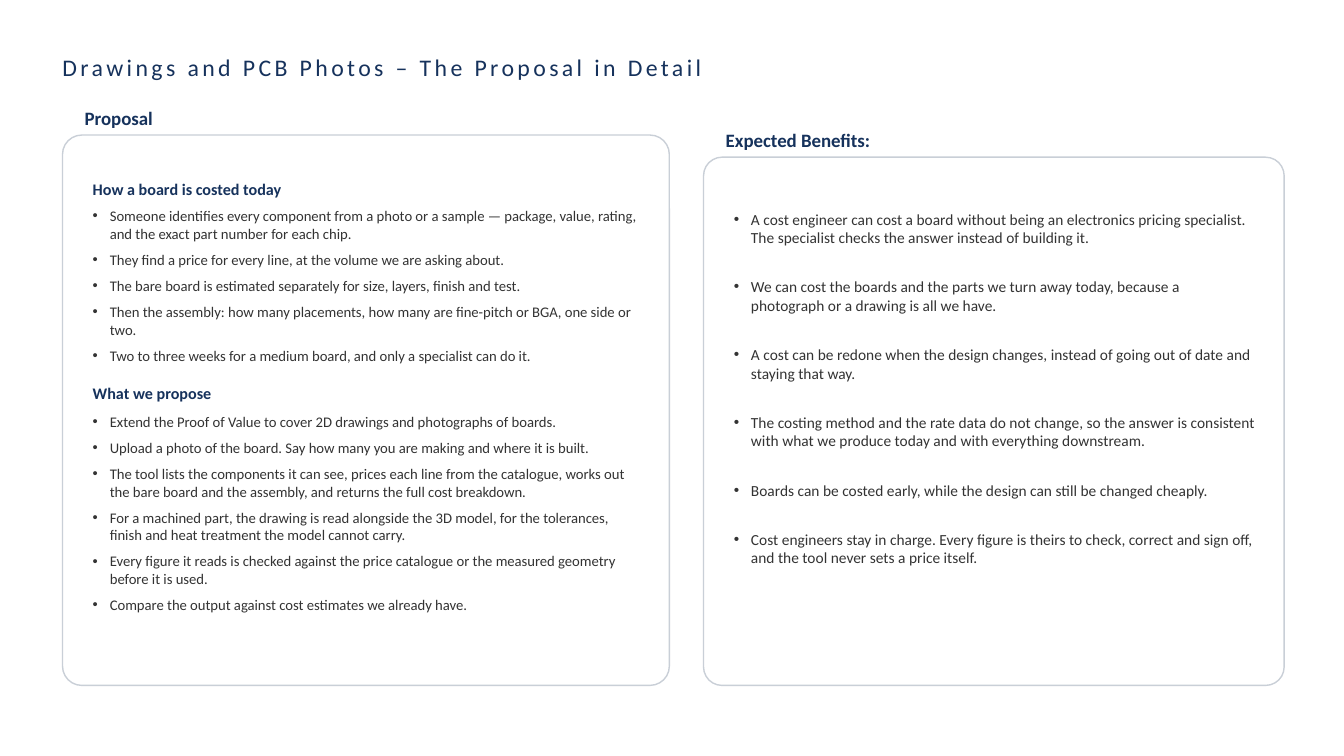
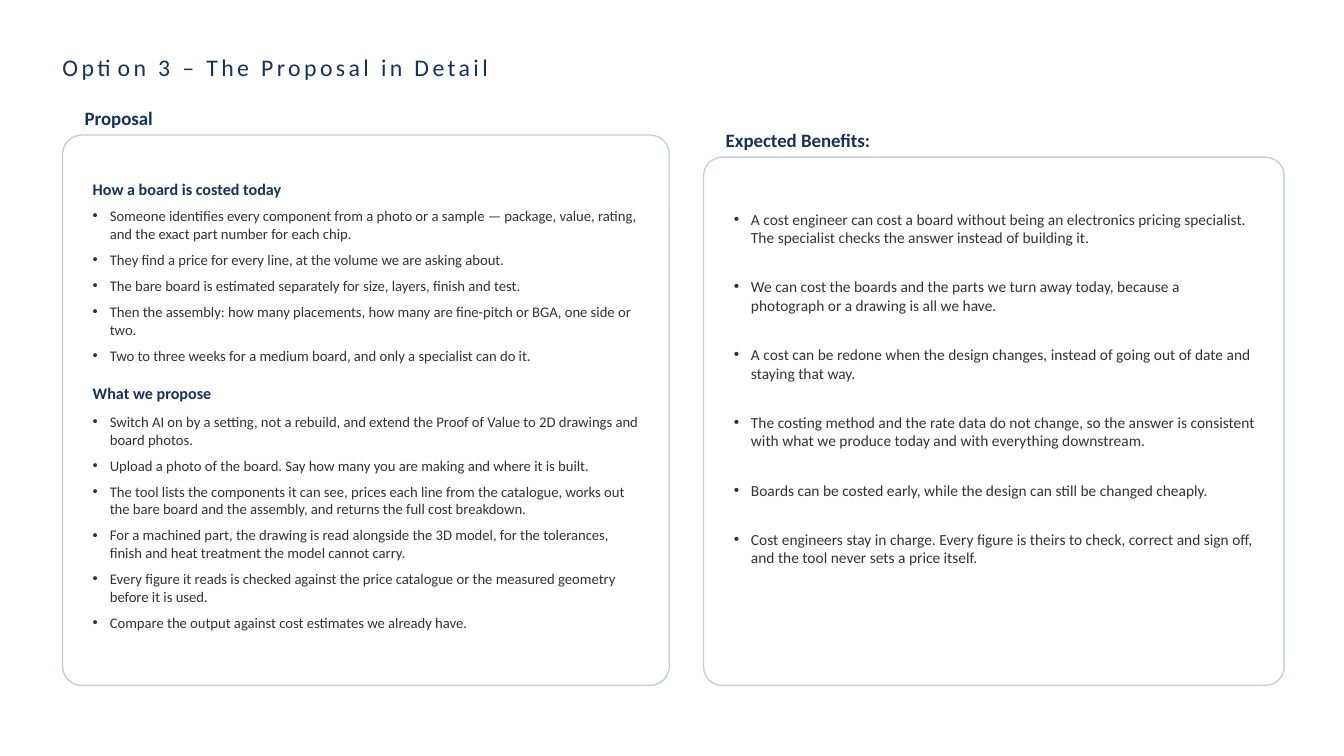
Before and after one commit to bhosaleavinash546/leamington-marathi, a slide deck: slide 2 of CostVision-Option-3-Business-Case.pptx. Drawn at 1344x756 pixels with LibreOffice and Linux fonts; fonts in the diff are those of the drawing. Boxes give left, top, right and bottom in pixels: in the first picture for what was removed or moved away, otherwise in the second. Text is boxed around its words. In the diff, an @@ line names an element or a change of style, - is before the commit and + after.

```diff
--- a/CostVision-Option-3-Business-Case.pptx
+++ b/CostVision-Option-3-Business-Case.pptx
@@ text at bbox=[158, 60, 170, 76]: text changed @@
-Drawings and PCB Photos – The Proposal in Detail
+Option 3 – The Proposal in Detail
@@ text at bbox=[110, 416, 638, 448]: text changed @@
-• Extend the Proof of Value to cover 2D drawings and photographs of boards.
+• Switch AI on by a setting, not a rebuild, and extend the Proof of Value to 2D drawings and board photos.
```
Also in this commit, not shown: 1 other slide changed, 4 other files.
